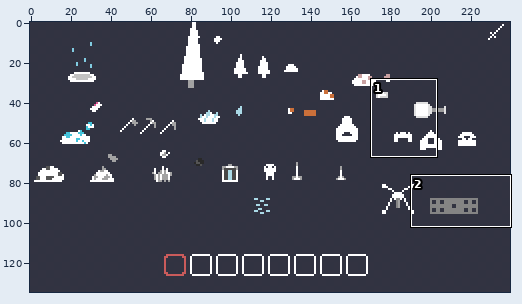
Two states of a pixel-art file, asset_workbench/artmockup.aseprite. The first picture is a wide view before the edit; the outline marks the close-up.
Close-up. First the earlier version:
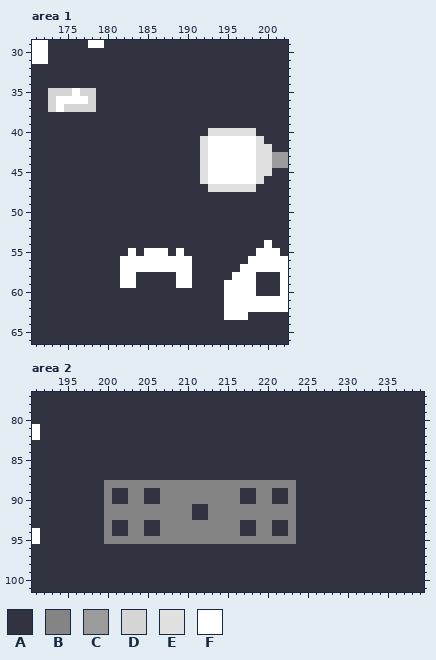
240x135 pixels, 1 frame. Shown: area 1: x 171..202, y 29..66; area 2: x 191..239, y 77..101.
Palette (. is transparent): A #2a2d3af2  B #848484  C #9b9b9b  D #d6d6d6  E #e1e1e1  F #ffffff
Pixels before, area 1, first column x 171:
29 FFAAAAAFFAAAAAAAAAAAAAAAAAAAAAAA
30 FFAAAAAAAAAAAAAAAAAAAAAAAAAAAAAA
31 FFAAAAAAAAAAAAAAAAAAAAAAAAAAAAAA
32 AAAAAAAAAAAAAAAAAAAAAAAAAAAAAAAA
33 AAAAAAAAAAAAAAAAAAAAAAAAAAAAAAAA
34 AAAAAAAAAAAAAAAAAAAAAAAAAAAAAAAA
35 AADDDFDDAAAAAAAAAAAAAAAAAAAAAAAA
36 AADFFFFDAAAAAAAAAAAAAAAAAAAAAAAA
37 AADFDDDDAAAAAAAAAAAAAAAAAAAAAAAA
38 AAAAAAAAAAAAAAAAAAAAAAAAAAAAAAAA
39 AAAAAAAAAAAAAAAAAAAAAAAAAAAAAAAA
40 AAAAAAAAAAAAAAAAAAAAAAEEEEEEAAAA
41 AAAAAAAAAAAAAAAAAAAAAEFFFFFFEAAA
42 AAAAAAAAAAAAAAAAAAAAAEFFFFFFEEAA
43 AAAAAAAAAAAAAAAAAAAAAEFFFFFFEECC
44 AAAAAAAAAAAAAAAAAAAAAEFFFFFFEECC
45 AAAAAAAAAAAAAAAAAAAAAEFFFFFFEEAA
46 AAAAAAAAAAAAAAAAAAAAAEFFFFFFEAAA
47 AAAAAAAAAAAAAAAAAAAAAAEEEEEEAAAA
48 AAAAAAAAAAAAAAAAAAAAAAAAAAAAAAAA
49 AAAAAAAAAAAAAAAAAAAAAAAAAAAAAAAA
50 AAAAAAAAAAAAAAAAAAAAAAAAAAAAAAAA
51 AAAAAAAAAAAAAAAAAAAAAAAAAAAAAAAA
52 AAAAAAAAAAAAAAAAAAAAAAAAAAAAAAAA
53 AAAAAAAAAAAAAAAAAAAAAAAAAAAAAAAA
54 AAAAAAAAAAAAAAAAAAAAAAAAAAAAAFAA
55 AAAAAAAAAAAAFAFFFAFAAAAAAAAAFFFA
56 AAAAAAAAAAAFFFFFFFFFAAAAAAAFFFFF
57 AAAAAAAAAAAFFFFFFFFFAAAAAAFFFFFF
58 AAAAAAAAAAAFFAAAAAFFAAAAAFFFAAAF
59 AAAAAAAAAAAFFAAAAAFFAAAAFFFFAAAF
60 AAAAAAAAAAAAAAAAAAAAAAAAFFFFAAAF
61 AAAAAAAAAAAAAAAAAAAAAAAAFFFFFFFF
62 AAAAAAAAAAAAAAAAAAAAAAAAFFFFFFFF
63 AAAAAAAAAAAAAAAAAAAAAAAAFFFAAAAA
64 AAAAAAAAAAAAAAAAAAAAAAAAAAAAAAAA
65 AAAAAAAAAAAAAAAAAAAAAAAAAAAAAAAA
66 AAAAAAAAAAAAAAAAAAAAAAAAAAAAAAAA
Pixels before, area 2, first column x 191:
 77 AAAAAAAAAAAAAAAAAAAAAAAAAAAAAAAAAAAAAAAAAAAAAAAAA
 78 AAAAAAAAAAAAAAAAAAAAAAAAAAAAAAAAAAAAAAAAAAAAAAAAA
 79 AAAAAAAAAAAAAAAAAAAAAAAAAAAAAAAAAAAAAAAAAAAAAAAAA
 80 AAAAAAAAAAAAAAAAAAAAAAAAAAAAAAAAAAAAAAAAAAAAAAAAA
 81 FAAAAAAAAAAAAAAAAAAAAAAAAAAAAAAAAAAAAAAAAAAAAAAAA
 82 FAAAAAAAAAAAAAAAAAAAAAAAAAAAAAAAAAAAAAAAAAAAAAAAA
 83 AAAAAAAAAAAAAAAAAAAAAAAAAAAAAAAAAAAAAAAAAAAAAAAAA
 84 AAAAAAAAAAAAAAAAAAAAAAAAAAAAAAAAAAAAAAAAAAAAAAAAA
 85 AAAAAAAAAAAAAAAAAAAAAAAAAAAAAAAAAAAAAAAAAAAAAAAAA
 86 AAAAAAAAAAAAAAAAAAAAAAAAAAAAAAAAAAAAAAAAAAAAAAAAA
 87 AAAAAAAAAAAAAAAAAAAAAAAAAAAAAAAAAAAAAAAAAAAAAAAAA
 88 AAAAAAAAABBBBBBBBBBBBBBBBBBBBBBBBAAAAAAAAAAAAAAAA
 89 AAAAAAAAABAABBAABBBBBBBBBBAABBAABAAAAAAAAAAAAAAAA
 90 AAAAAAAAABAABBAABBBBBBBBBBAABBAABAAAAAAAAAAAAAAAA
 91 AAAAAAAAABBBBBBBBBBBAABBBBBBBBBBBAAAAAAAAAAAAAAAA
 92 AAAAAAAAABBBBBBBBBBBAABBBBBBBBBBBAAAAAAAAAAAAAAAA
 93 AAAAAAAAABAABBAABBBBBBBBBBAABBAABAAAAAAAAAAAAAAAA
 94 FAAAAAAAABAABBAABBBBBBBBBBAABBAABAAAAAAAAAAAAAAAA
 95 FAAAAAAAABBBBBBBBBBBBBBBBBBBBBBBBAAAAAAAAAAAAAAAA
 96 AAAAAAAAAAAAAAAAAAAAAAAAAAAAAAAAAAAAAAAAAAAAAAAAA
 97 AAAAAAAAAAAAAAAAAAAAAAAAAAAAAAAAAAAAAAAAAAAAAAAAA
 98 AAAAAAAAAAAAAAAAAAAAAAAAAAAAAAAAAAAAAAAAAAAAAAAAA
 99 AAAAAAAAAAAAAAAAAAAAAAAAAAAAAAAAAAAAAAAAAAAAAAAAA
100 AAAAAAAAAAAAAAAAAAAAAAAAAAAAAAAAAAAAAAAAAAAAAAAAA
101 AAAAAAAAAAAAAAAAAAAAAAAAAAAAAAAAAAAAAAAAAAAAAAAAA
The result:
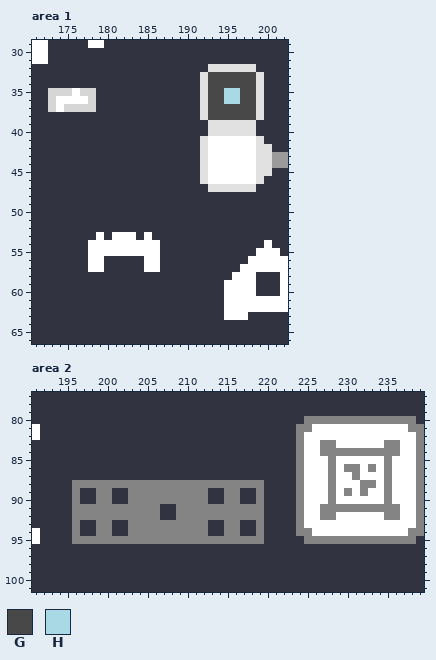
Colours new in this view: G #484848  H #aad9e6
From old to new:
layer "o2_emitter" added
layer "fabricator" added
Area 1, layers "workbench", "o2_emitter":
Colour F becomes colour A in row 55 at x 187 and 189; in rows 56 to 57 at x 182 to 184 and 187 to 190; in rows 58 to 59 at x 182 to 183 and 189 to 190.
Colour A becomes colour E in row 32 at x 193 to 198; in rows 33 to 38 at x 192 and 199; in row 39 at x 193 to 198.
Colour A becomes colour F in row 53 at x 179, 181 to 183 and 185; in row 54 at x 178 to 186; in row 55 at x 178 to 182 and 184; in rows 56 to 57 at x 178 to 179.
Colour A becomes colour G in rows 33 to 34 at x 193 to 198; in rows 35 to 36 at x 193 to 194 and 197 to 198; in rows 37 to 38 at x 193 to 198.
Colour A becomes colour H in rows 35 to 36 at x 195 to 196.
Area 2, layers "fabricator", "longboi_test":
Colour B becomes colour A in row 88 at x 220 to 223; in rows 89 to 90 at x 213 to 214, 220 and 223; in rows 91 to 92 at x 207 to 208 and 220 to 223; in rows 93 to 94 at x 213 to 214, 220 and 223; in row 95 at x 220 to 223.
Colour A becomes colour B in row 80 at x 225 to 238; in row 81 at x 224 to 225 and 238 to 239; in row 82 at x 224 and 239; in row 83 at x 224, 227 to 228, 235 to 236 and 239; in row 84 at x 224, 227 to 236 and 239; in row 85 at x 224, 228, 235 and 239.
Colour A becomes colour B in row 86 at x 224, 228, 230 to 231, 233, 235 and 239; in row 87 at x 224, 228, 231, 235 and 239; in row 88 at x 196 to 199, 224, 228, 232 to 233, 235 and 239; in row 89 at x 196, 199, 205 to 206, 224, 228, 230, 232, 235 and 239; in row 90 at x 196, 199, 205 to 206, 224, 228, 235 and 239; in row 91 at x 196 to 199, 211 to 212, 224, 227 to 236 and 239.
Colour A becomes colour B in row 92 at x 196 to 199, 211 to 212, 224, 227 to 228, 235 to 236 and 239; in row 93 at x 196, 199, 205 to 206, 224 and 239; in row 94 at x 196, 199, 205 to 206, 224 to 225 and 238 to 239; in row 95 at x 196 to 199 and 225 to 238.
Colour A becomes colour F in row 81 at x 226 to 237; in row 82 at x 225 to 238; in row 83 at x 225 to 226, 229 to 234 and 237 to 238; in row 84 at x 225 to 226 and 237 to 238; in row 85 at x 225 to 227, 229 to 234 and 236 to 238; in row 86 at x 225 to 227, 229, 232, 234 and 236 to 238.
Colour A becomes colour F in row 87 at x 225 to 227, 229 to 230, 232 to 234 and 236 to 238; in row 88 at x 225 to 227, 229 to 231, 234 and 236 to 238; in row 89 at x 225 to 227, 229, 231, 233 to 234 and 236 to 238; in row 90 at x 225 to 227, 229 to 234 and 236 to 238; in row 91 at x 225 to 226 and 237 to 238; in row 92 at x 225 to 226, 229 to 234 and 237 to 238.
Colour A becomes colour F in row 93 at x 225 to 238; in row 94 at x 226 to 237.
Boxes around the changes in both close-ups, in picture pixels (x1, y1, x2, y2):
changed: (200, 64, 264, 128)
changed: (88, 232, 192, 288)
changed: (264, 416, 424, 544)
changed: (72, 480, 104, 544)
changed: (144, 488, 224, 536)
